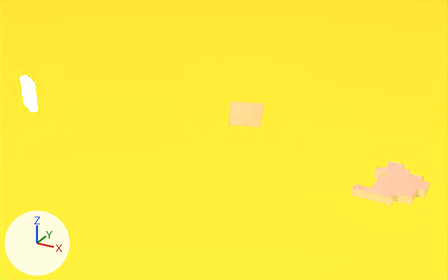
The Blender file 04-Shots/Shot_0.blend: old version first, new version second.
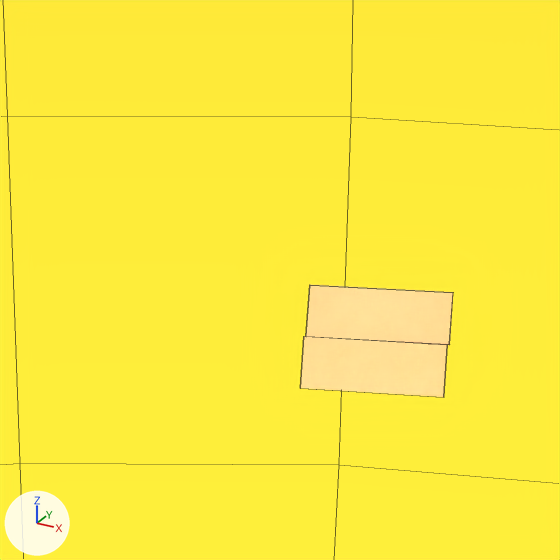
Each version appears first whole from a camera (50 mm lens) standing at (14.51, -30.84, 12.44) and looking at (4.38, -12.41, 3.22), and next in a close-up on the part from 36% to 64% of the width and 13% to 59% of the height. Arrows for +X, +Y and +Z are at lower left; the lights stay in place. The close-ups show mesh edges as thin lines.
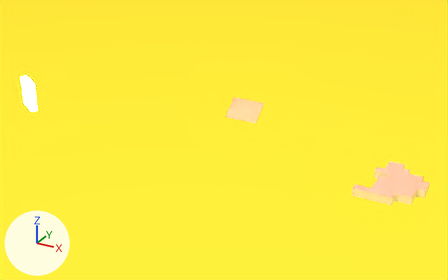
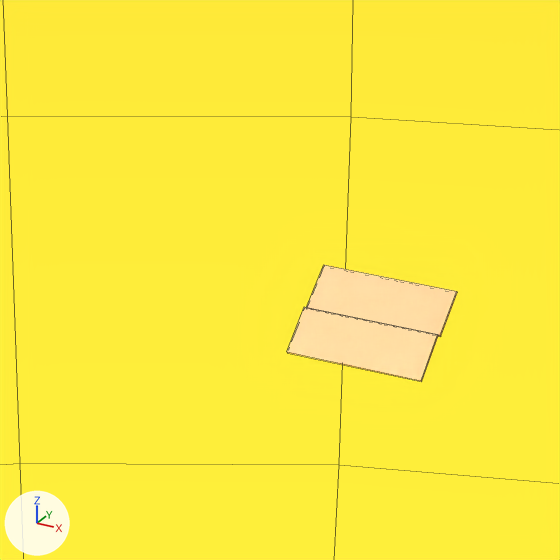
Location of each change, [x1, y1, x2, y2] in pixels of the close-ups (560 x 560 px):
'Cube.001', moved, turned
    before: [300, 336, 448, 397]
    after: [287, 307, 438, 382]
'Cube', moved, turned
    before: [306, 285, 453, 345]
    after: [307, 265, 457, 337]

The change, as a list of edits to the scene's bpy script:
```text
Change ob_cube_001:
    ob_cube_001.location: (3.196, -8.349, 2.361) -> (3.076, -8.369, 2.586)
    ob_cube_001.rotation_euler: (-0.415, -0.0101, 0.315) -> (-0.833, 0.0464, 0.0762)  # degrees (-24, -0.6, 18) -> degrees (-48, 2.7, 4.4)
Change ob_cube:
    ob_cube.location: (3.137, -8.122, 2.824) -> (3.079, -7.966, 2.912)
    ob_cube.rotation_euler: (-0.473, -0.0118, 0.318) -> (-0.89, 0.046, 0.0793)  # degrees (-27, -0.7, 18) -> degrees (-51, 2.6, 4.5)
```
